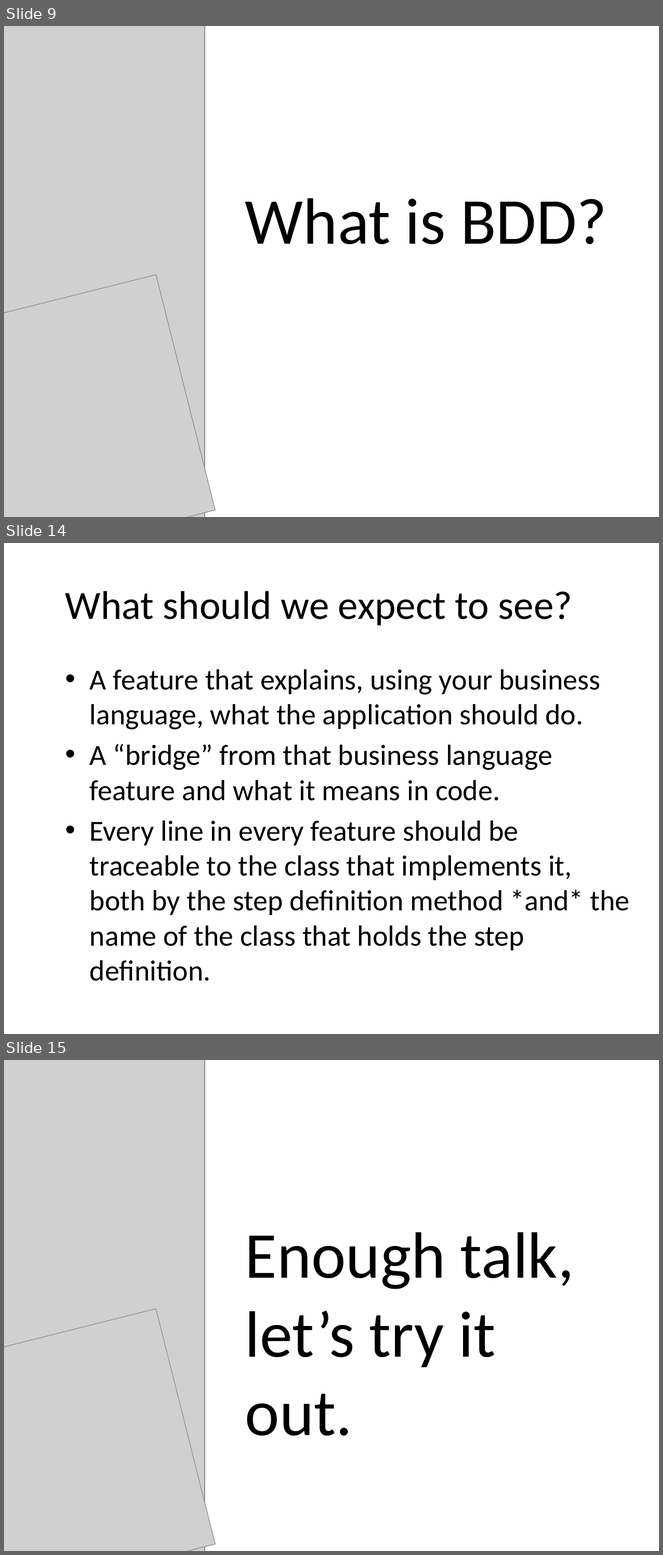
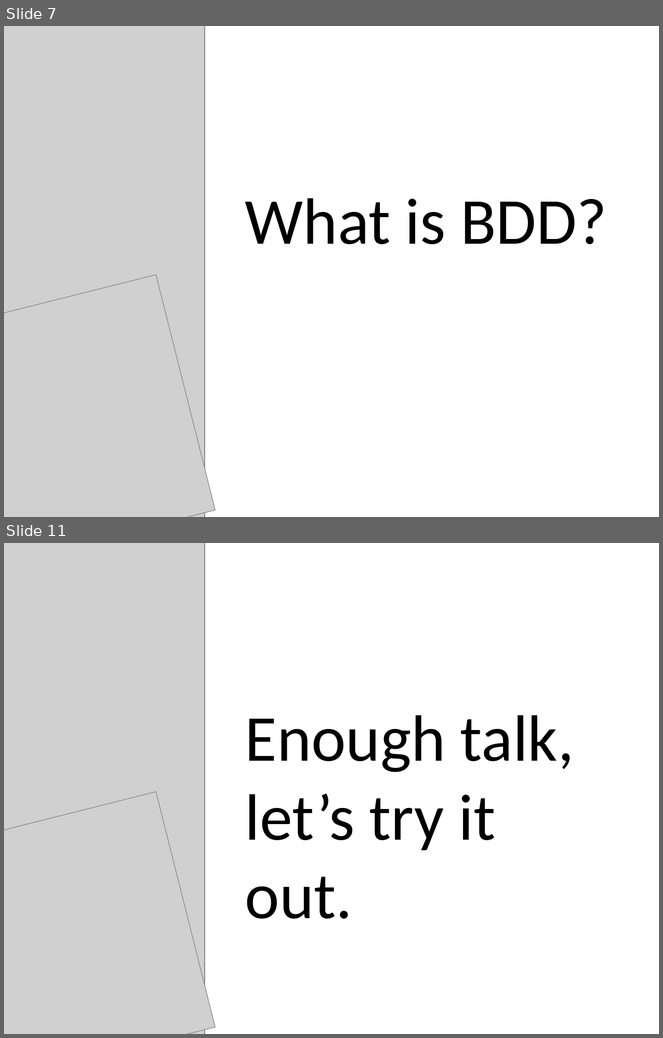
Before and after one commit to darrencauthon/SpecFlow-at-IowaCodeCamp, a slide deck: BDD and SpecFlow.pptx. Shown one above the other, each under a label of ours: slides 9, 14 and 15 before the commit, slides 7 and 11 after it; the slides between them are not shown. The pictures are 663x1555 and 663x1038 pixels, drawn with LibreOffice and Linux fonts; fonts in the diff are those of the drawing; grey boxes stand for pictures; background and template pictures are left out. Boxes give left, top, right and bottom in pixels: in the first picture for what was removed or moved away, otherwise in the second. Text is boxed around its words. In the diff, an @@ line names an element or a change of style, - is before the commit and + after.

```diff
--- a/BDD and SpecFlow.pptx
+++ b/BDD and SpecFlow.pptx
@@ slide 14 removed at [4,543,659,1034], background picture (left out) @@
@@ title removed at [65,591,572,626] @@
-What should we expect to see?
@@ text removed at [90,669,630,951] @@
-• A feature that explains, using your business language, what the application should do.
-• A “bridge” from that business language feature and what it means in code.
-• Every line in every feature should be traceable to the class that implements it, both by the step definition method *and* the name of the class that holds the step definition.
@@ what was slide 9 is now slide 7 @@
@@ what was slide 15 is now slide 11 @@
```
Also in this commit, not shown: 7 slides changed, 2 slides added, 4 other slides removed.
